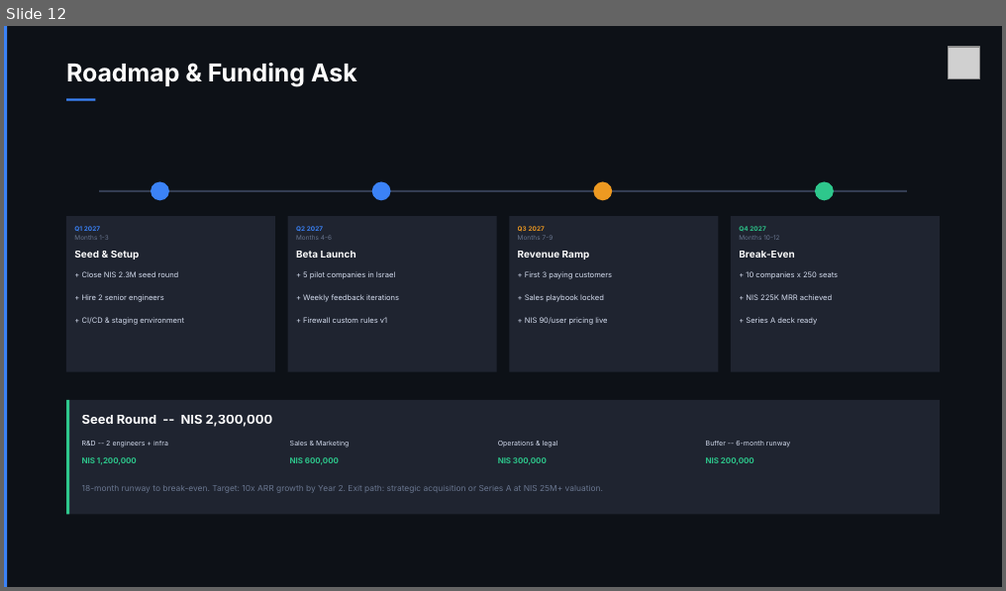
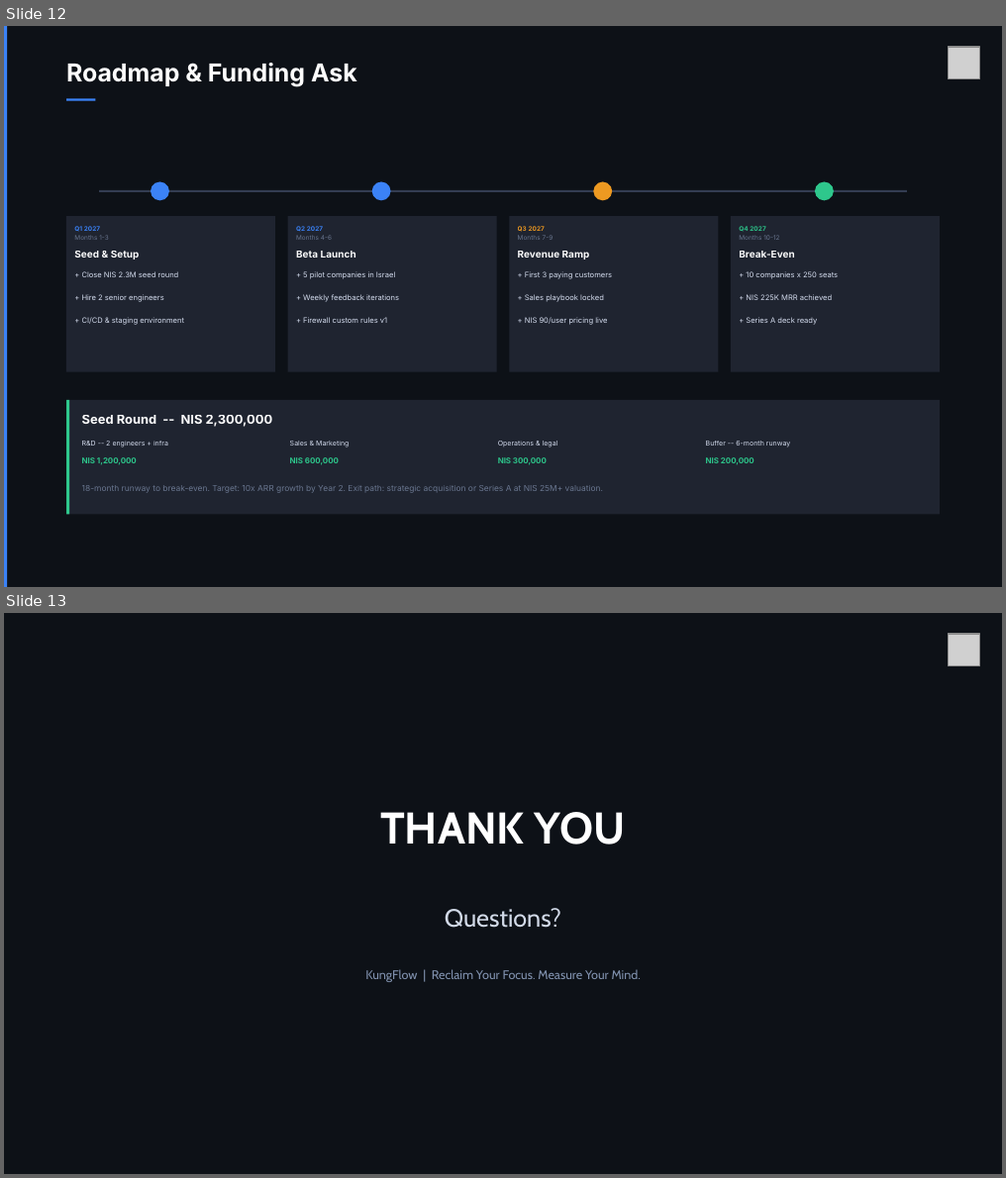
Before and after one commit to IdoMark23/KungFlow, a slide deck: docs/investors presentation/KungFlow Investor Pitch.pptx. Shown one above the other, each under a label of ours: slide 12 before the commit, slides 12 and 13 after it. The pictures are 1006x591 and 1006x1178 pixels, drawn with LibreOffice and Linux fonts; fonts in the diff are those of the drawing; grey boxes stand for pictures. Boxes give left, top, right and bottom in pixels: in the first picture for what was removed or moved away, otherwise in the second. Text is boxed around its words. In the diff, an @@ line names an element or a change of style, - is before the commit and + after.

```diff
--- a/docs/investors presentation/KungFlow Investor Pitch.pptx
+++ b/docs/investors presentation/KungFlow Investor Pitch.pptx
@@ slide 13 added at bbox=[4, 613, 1002, 1174], background #0D1117 @@
@@ picture added at bbox=[948, 634, 980, 665] @@
@@ text added at bbox=[380, 812, 626, 845], 32 pt, text #FFFFFF, bold @@
+THANK YOU
@@ text added at bbox=[445, 908, 561, 928], 18 pt, text #D2DAE8 @@
+Questions?
@@ text added at bbox=[365, 969, 641, 982], 9 pt, text #8091AE @@
+KungFlow | Reclaim Your Focus. Measure Your Mind.
```
Also in this commit, not shown: 1 slide changed.
